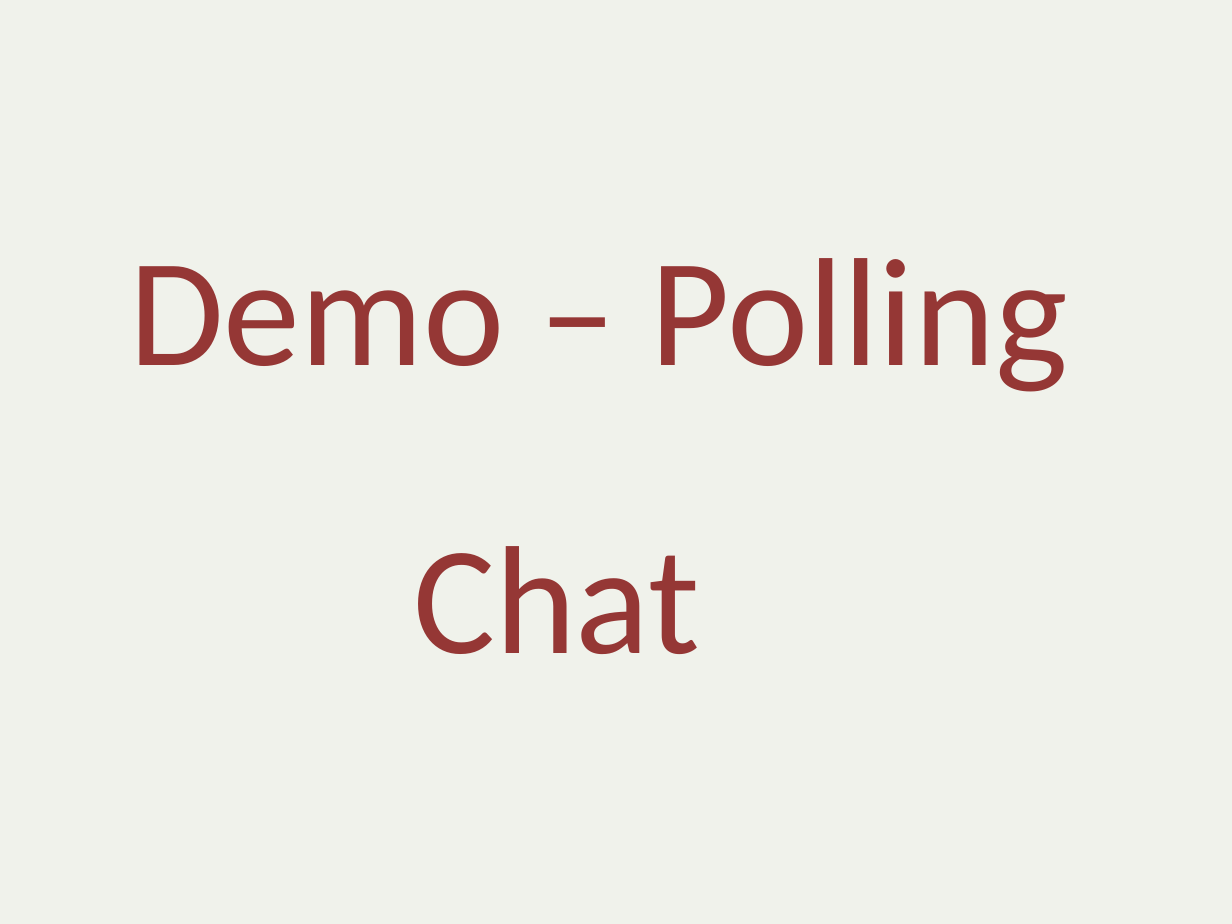
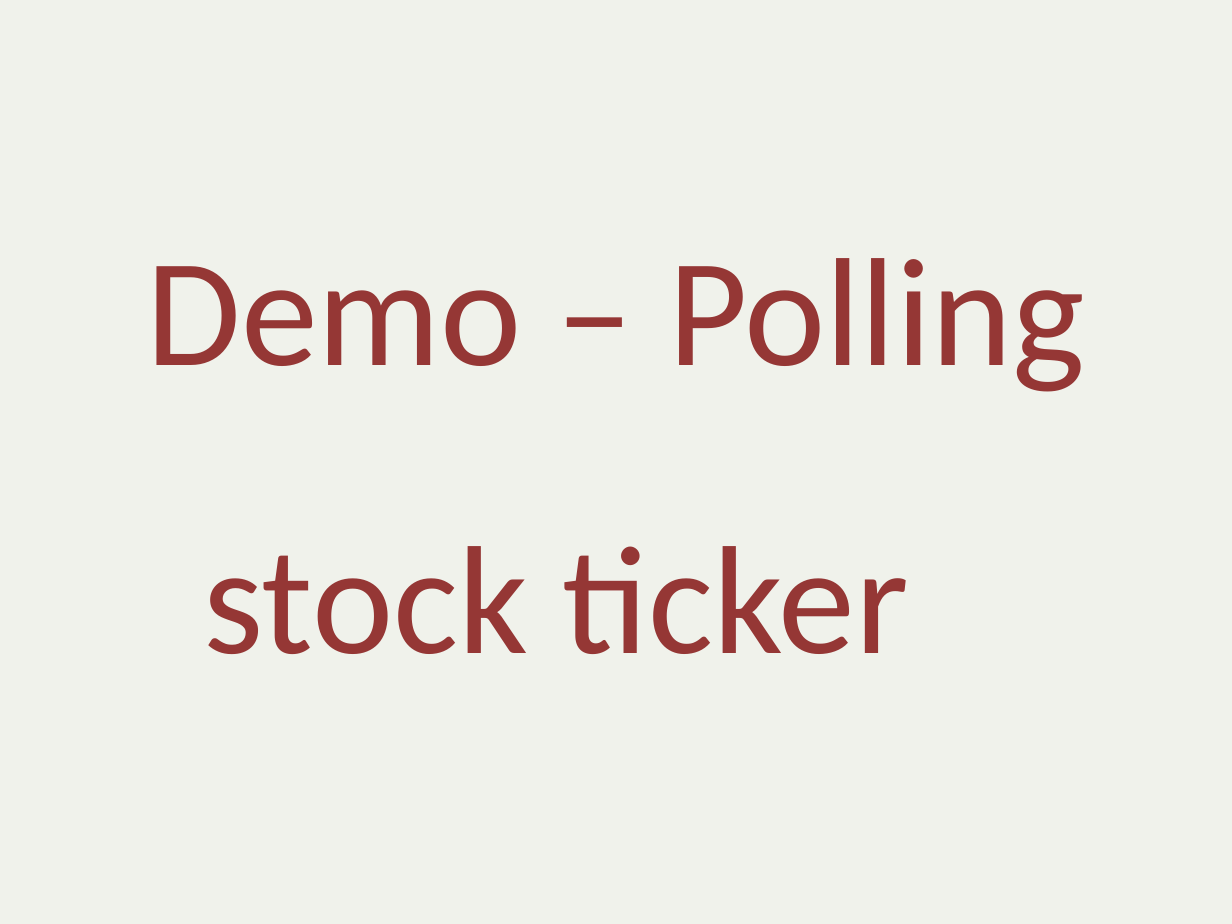
Before and after one commit to alani/Talks, a slide deck: slide 7 of SignalR-Intro/SignalRIntro.pptx. Drawn at 1232x924 pixels with LibreOffice and Linux fonts; fonts in the diff are those of the drawing. Boxes give left, top, right and bottom in pixels: in the first picture for what was removed or moved away, otherwise in the second. Text is boxed around its words. In the diff, an @@ line names an element or a change of style, - is before the commit and + after.

Commit message:
Update slides.

```diff
--- a/SignalR-Intro/SignalRIntro.pptx
+++ b/SignalR-Intro/SignalRIntro.pptx
@@ title at (146, 258, 1085, 654): text changed @@
-Demo – Polling Chat?
+Demo – Polling stock ticker?
```
Also in this commit, not shown: 4 other slides changed, 3 slides added, 5 slides removed.
